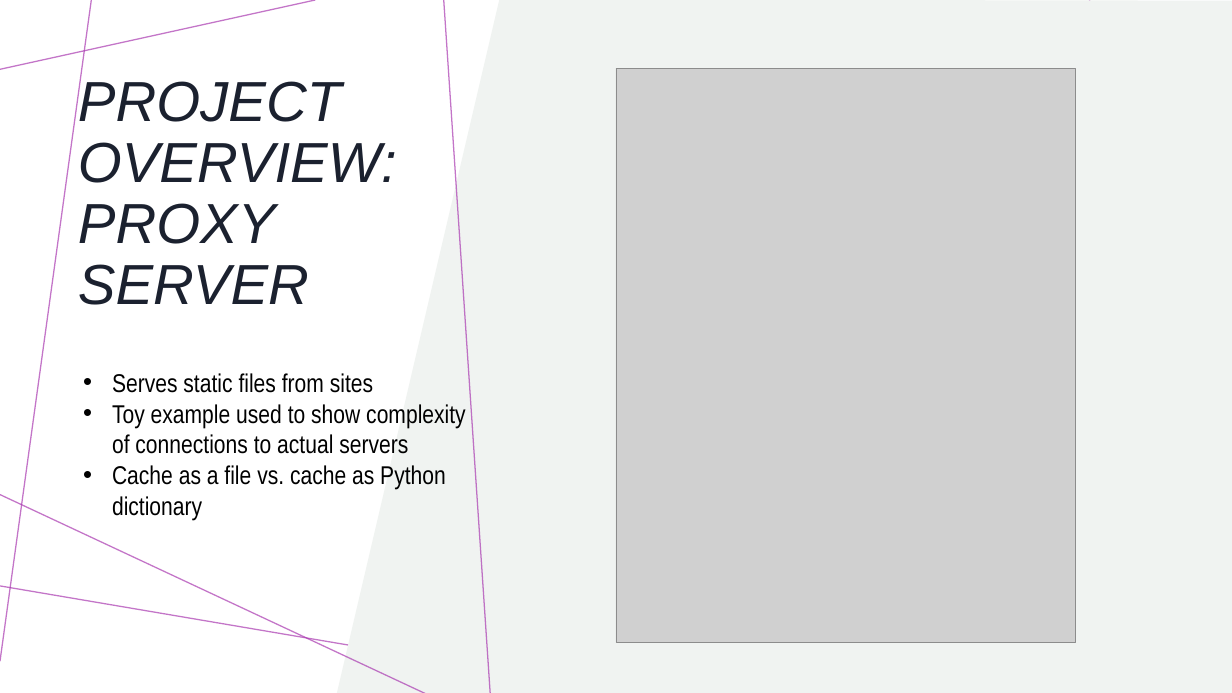
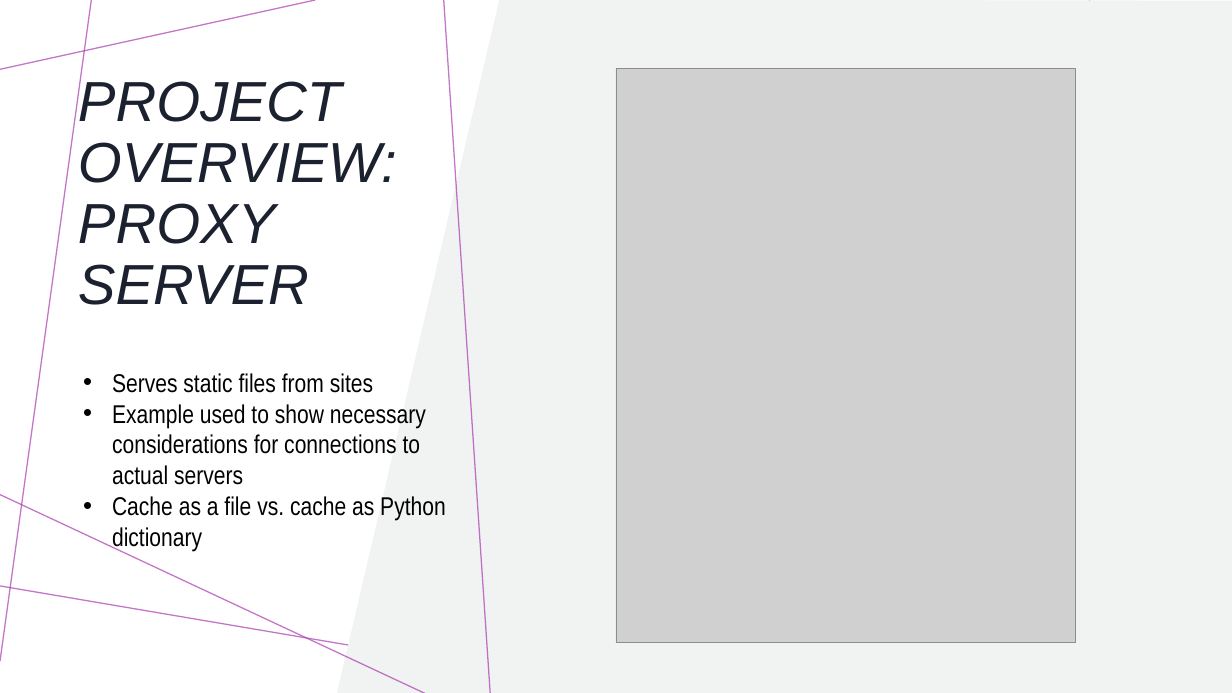
Before and after one commit to jcklama/CCPS706Project, a slide deck: slide 3 of CCPS_706_Presentation.pptx. Drawn at 1232x693 pixels with LibreOffice and Linux fonts; fonts in the diff are those of the drawing; grey boxes stand for pictures. Boxes give left, top, right and bottom in pixels: in the first picture for what was removed or moved away, otherwise in the second. Text is boxed around its words. In the diff, an @@ line names an element or a change of style, - is before the commit and + after.

```diff
--- a/CCPS_706_Presentation.pptx
+++ b/CCPS_706_Presentation.pptx
@@ text at (112,404,426,485): text changed @@
-• Toy example used to show complexity of connections to actual servers
+• Example used to show necessary considerations for connections to actual servers
```
Also in this commit, not shown: 1 other slide changed, 2 other files.
